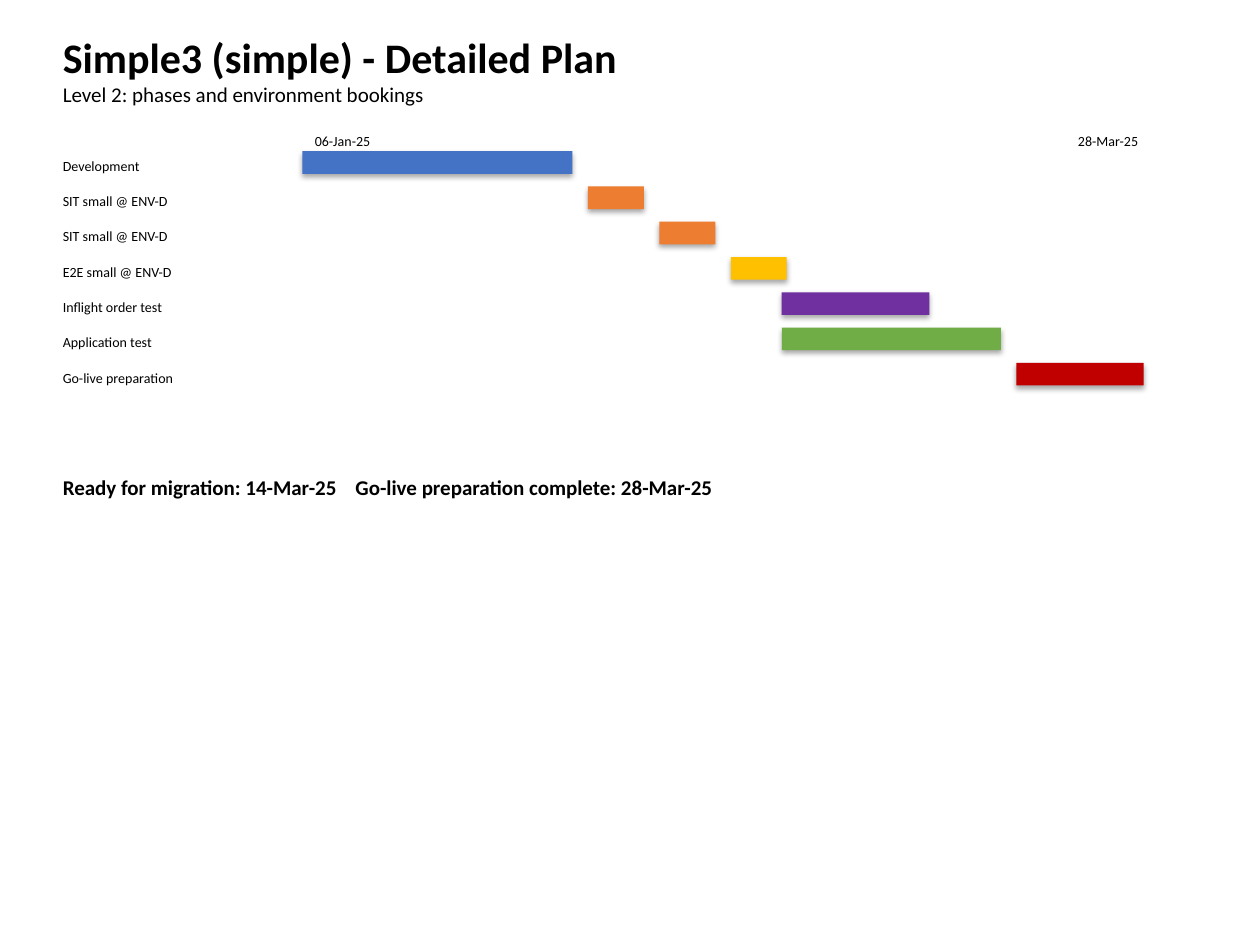
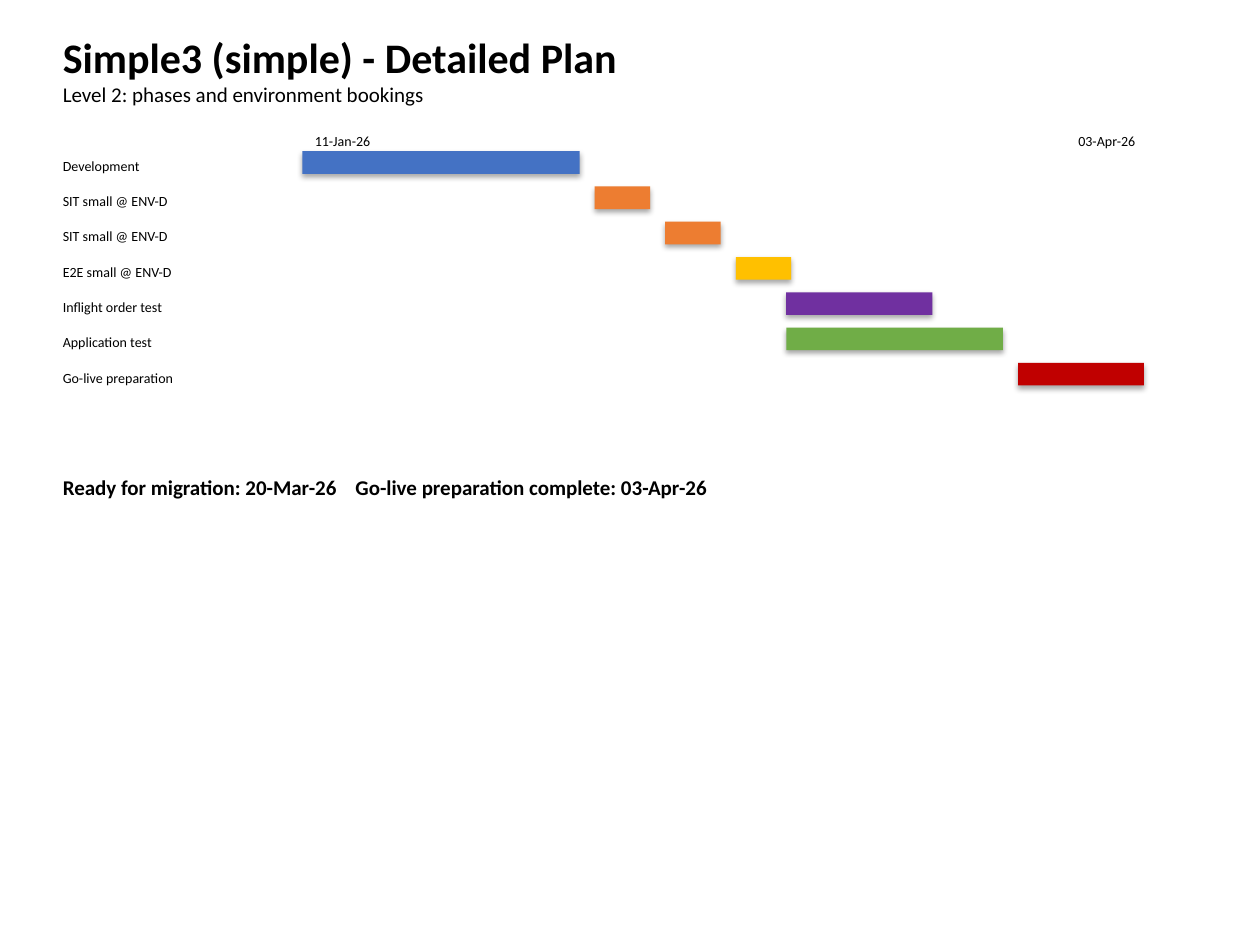
Before and after one commit to larsrude/projplan40, a slide deck: slide 6 of migration_plan.pptx. Drawn at 1260x945 pixels with LibreOffice and Linux fonts; fonts in the diff are those of the drawing. Boxes give left, top, right and bottom in pixels: in the first picture for what was removed or moved away, otherwise in the second. Text is boxed around its words. In the diff, an @@ line names an element or a change of style, - is before the commit and + after.

```diff
--- a/migration_plan.pptx
+++ b/migration_plan.pptx
@@ text at box(315, 136, 371, 146): text changed @@
-06-Jan-25
+11-Jan-26
@@ text at box(1078, 136, 1135, 149): text changed @@
-28-Mar-25
+03-Apr-26
@@ rectangle: place and size @@
-rectangle at box(302, 151, 572, 174)
+rectangle at box(302, 151, 580, 174)
@@ 5 rectangles: place and size @@
-5 rectangles at box(588, 186, 1000, 350)
+5 rectangles at box(595, 186, 1003, 350)
@@ text at box(63, 480, 707, 499): text changed @@
-Ready for migration: 14-Mar-25 Go-live preparation complete: 28-Mar-25
+Ready for migration: 20-Mar-26 Go-live preparation complete: 03-Apr-26
```
Also in this commit, not shown: 8 other slides changed, 1 other file.
